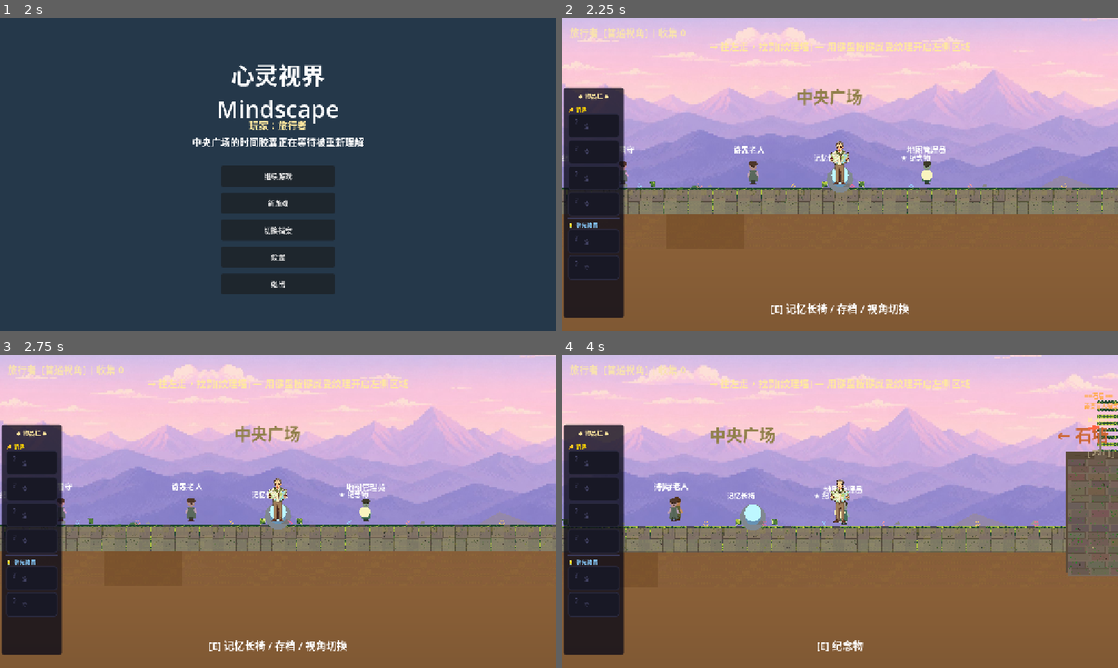
Above: before the commit, frames 1-4 (two rows, left to right).
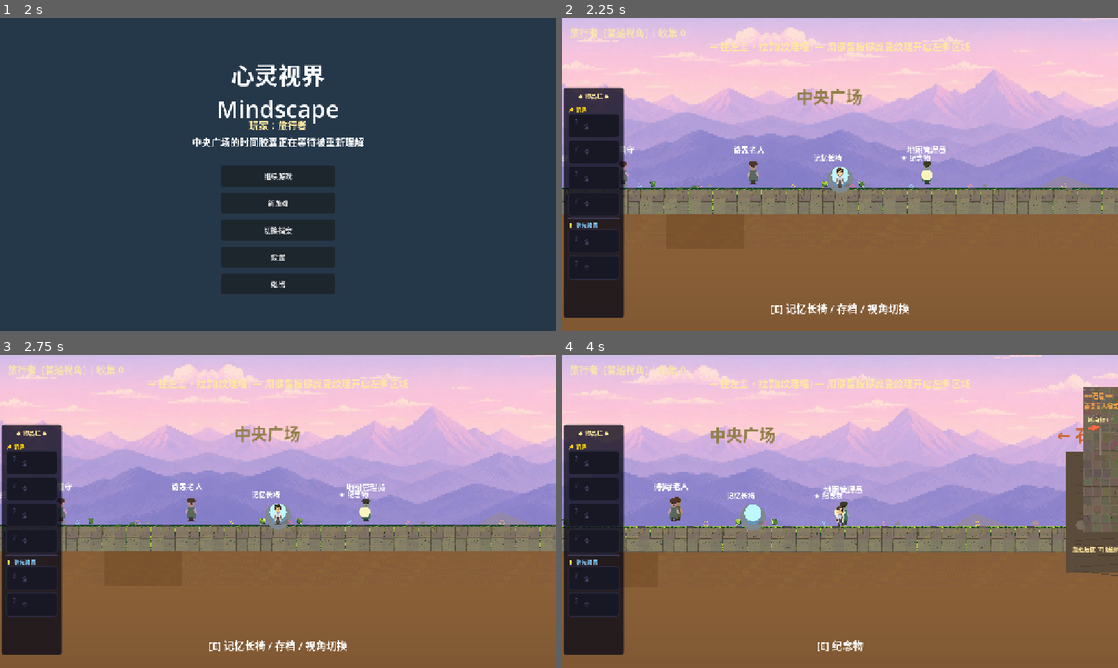
Above: after the commit, the same moments.

Repository: xiaoxianhe25131617d-sys/New-Game_Creat-by-Xiaoxian
Game: Godot game, scene res://scenes/Main.tscn
The game is run twice, just before and just after one commit, with the same random seed, the same clock (stepped at 60 frames per second) and the same inputs.
Inputs (mouse positions are in pixels of both pictures, inside the frame that each line leads up to):
- Up to frame 1 (2 s): click (278, 187) at 0.52 s; type "12" at 0.6 s; click "登录当前档案" at 1.25 s
- Up to frame 2 (2.25 s): click "继续游戏" at 2 s
- Up to frame 3 (2.75 s): no input
- Up to frame 4 (4 s): tap Enter at 2.75 s; move the mouse to (962, 495) at 2.77 s; hold D 2.78-3.5 s; hold Space (jump) 2.78-3.5 s; click (962, 495) at 2.92 s; drag from (728, 527) to (862, 542) at 3.52 s

Frame 1 is identical in both runs. In frame 2, 0.3% of the frame differs, in the area x 48-52%, y 39-55%; in frame 3, 0.3%; in frame 4, 3.2%, in the area x 48-100%, y 10-71%.

Commit message:
什么玩意我什么都没解决

Diff:
--- a/scripts/player.gd
+++ b/scripts/player.gd
@@ -47,10 +47,26 @@
 @onready var aura: Line2D = $Aura
 @onready var sprite: Sprite2D = $CharacterTexture
 
-# 园丁精灵图帧数组 (2行3列: r0=idle左/中/右, r1=walk左/中/右)
-var gardener_frames: Array[Texture2D] = []
-var gardener_frame_idx: float = 1.0  # 默认中间帧
-var gardener_use_sprite: bool = false
+# 医生精灵帧（按动作+方向命名）
+# 全部统一 320x260 canvas，feet 对齐到 canvas 底部（y=260）
+# 显示时 sprite 缩放到合适高度，position.y 偏移使脚底贴到 collision 底边
+const FRAME_H: float = 260.0  # canvas 高度
+var idle_tex: Texture2D
+var jump_tex: Texture2D
+var walk_left_frames: Array[Texture2D] = []
+var walk_right_frames: Array[Texture2D] = []
+var climb_frames: Array[Texture2D] = []
+
+var walk_frame_idx: float = 0.0
+var climb_frame_idx: float = 0.0
+var last_facing: float = 1.0  # -1=left, 1=right
+var use_sprite: bool = false
+
+# ── 显示参数 ──
+# sprite 缩放后高度 = DISPLAY_H (像素世界坐标)
+# collision 矩形 34x62 中心在 origin，所以脚底 = y=+31
+# sprite 以 sprite.position 为锚点 (默认 center=true)，所以要把脚底对齐到 y=+31
+const DISPLAY_H: float = 56.0  # 玩家精灵显示高度（世界像素）
 
 func _physics_process(delta: float) -> void:
 	# ── 梯子上：跳过普通物理（由 main.gd 接管位置）──
@@ -188,41 +204,88 @@
 func _update_animation(dir: float) -> void:
 	if sprite == null:
 		return
-	if gardener_use_sprite and gardener_frames.size() >= 6:
-		# 园丁帧动画 — 前后方向有明显区别
-		# Row 0: idle (左/中/右), Row 1: walk (左/中/右)
-		var scale_v: float = 0.2
-		var is_moving: bool = abs(velocity.x) >= 5.0 and is_on_floor()
-
-		if not is_moving:
-			# 站立 — 中间帧
-			var tex := gardener_frames[1]  # idle row, center col
-			sprite.texture = tex
-			sprite.scale = Vector2(scale_v, scale_v)
-			sprite.position = Vector2(0, -30)
-		elif dir > 0:
-			# 向前（右）— 右腿跨前 — 用右侧行走帧 + 弹跳感
-			gardener_frame_idx += abs(velocity.x) * 0.005
-			var col := 2  # 右侧行走
-			var tex := gardener_frames[1 * 3 + col]  # walk row, right col
-			sprite.texture = tex
-			sprite.scale = Vector2(scale_v, scale_v + sin(gardener_frame_idx * 5.0) * 0.015)
-			sprite.position = Vector2(0, -30 + sin(gardener_frame_idx * 5.0) * 2.0)
-		else:
-			# 向后（左）— 左腿跨后 — 用左侧行走帧 + 轻微拖步感
-			gardener_frame_idx += abs(velocity.x) * 0.003
-			var tex := gardener_frames[1 * 3 + 0]  # walk row, left col
-			sprite.texture = tex
-			sprite.scale = Vector2(-scale_v, scale_v + sin(gardener_frame_idx * 3.0) * 0.008)
-			sprite.position = Vector2(0, -30 + sin(gardener_frame_idx * 3.0) * 1.0)
-	else:
-		# 原有SVG动画
+	if not use_sprite:
+		# SVG fallback
 		if abs(velocity.x) < 5.0 and is_on_floor():
 			sprite.scale.y = lerp(sprite.scale.y, 0.72 + sin(Time.get_ticks_msec() * 0.004) * 0.02, 0.1)
 		else:
 			sprite.scale.y = lerp(sprite.scale.y, 0.72, 0.2)
 		if dir != 0:
 			sprite.scale.x = abs(sprite.scale.x) * signf(dir)
+		return
+
+	# 统一显示参数：脚底对齐到 collision 底边 (y=+31 世界坐标)
+	# collision 高 62，center=0，所以碰撞盒范围 y ∈ [-31, +31]
+	# sprite (centered=true) 以 sprite.position 为中心，脚底在 sprite.position.y + (FRAME_H/2)*scale_v
+	# 要让脚底 = +31：sprite.position.y = 31 - (FRAME_H/2)*scale_v = 31 - DISPLAY_H/2
+	var scale_v: float = DISPLAY_H / FRAME_H
+	var sprite_y: float = 31.0 - DISPLAY_H * 0.5
+
+	# ── 梯子上：爬梯动画 ──
+	if is_on_ladder:
+		# 播放 climb 帧循环 (只切换 2 帧)
+		if abs(velocity.y) > 5.0 or abs(velocity.x) > 5.0:
+			climb_frame_idx += 0.08
+		var ci: int = int(fmod(climb_frame_idx, float(climb_frames.size()))) if climb_frames.size() > 0 else 0
+		if ci < 0: ci = 0
+		if ci >= climb_frames.size(): ci = climb_frames.size() - 1
+		if climb_frames.size() > 0 and climb_frames[ci] != null:
+			sprite.texture = climb_frames[ci]
+		# 爬梯时把朝向上次的方向（爬梯不需要翻转）
+		sprite.flip_h = false
+		sprite.scale = Vector2(scale_v, scale_v)
+		sprite.position = Vector2(0, sprite_y)
+		return
+
+	# ── 跳跃中（不在地面）──
+	if not is_on_floor():
+		if jump_tex != null:
+			sprite.texture = jump_tex
+		# 跳跃保持上次朝向
+		sprite.flip_h = last_facing < 0
+		sprite.scale = Vector2(scale_v, scale_v)
+		sprite.position = Vector2(0, sprite_y)
+		return
+
+	# ── 地面：idle 或 walk ──
+	if abs(velocity.x) < 5.0:
+		# 站立
+		if idle_tex != null:
+			sprite.texture = idle_tex
+		sprite.flip_h = false
+		sprite.scale = Vector2(scale_v, scale_v)
+		sprite.position = Vector2(0, sprite_y)
+		# 轻微呼吸感
+		var breathe: float = sin(Time.get_ticks_msec() * 0.003) * 0.5
+		sprite.position.y = sprite_y + breathe
+		walk_frame_idx = 0.0
+		return
+
+	# 行走中
+	if dir > 0:
+		# 向右走
+		last_facing = 1.0
+		sprite.flip_h = false
+		if walk_right_frames.size() > 0:
+			walk_frame_idx += abs(velocity.x) * 0.005
+			var fi: int = int(fmod(walk_frame_idx, float(walk_right_frames.size())))
+			if fi < 0: fi = 0
+			if fi >= walk_right_frames.size(): fi = walk_right_frames.size() - 1
+			sprite.texture = walk_right_frames[fi]
+	elif dir < 0:
+		# 向左走
+		last_facing = -1.0
+		sprite.flip_h = false
+		if walk_left_frames.size() > 0:
+			walk_frame_idx += abs(velocity.x) * 0.005
+			var fi: int = int(fmod(walk_frame_idx, float(walk_left_frames.size())))
+			if fi < 0: fi = 0
+			if fi >= walk_left_frames.size(): fi = walk_left_frames.size() - 1
+			sprite.texture = walk_left_frames[fi]
+
+	# 行走弹跳
+	sprite.scale = Vector2(scale_v, scale_v + sin(walk_frame_idx * 4.0) * 0.04)
+	sprite.position = Vector2(0, sprite_y + abs(sin(walk_frame_idx * 4.0)) * 1.5)
 
 func use_special() -> void:
 	if current_view == "adhd":
@@ -274,23 +337,38 @@
 	var sprite := Sprite2D.new()
 	sprite.name = "CharacterTexture"
 
-	# 尝试加载园丁精灵图
-	var gardener_loaded := false
-	var gardener_tex: Array[Texture2D] = []
-	for row in range(2):
-		for col in range(3):
-			var path := "res://assets/characters/gardener_r%d_c%d.png" % [row, col]
-			var tex := load(path)
-			if tex != null:
-				gardener_tex.append(tex)
-
-	if gardener_tex.size() >= 6:
-		gardener_loaded = true
-		sprite.texture = gardener_tex[1]  # r0_c1: idle center
-		sprite.scale = Vector2(0.2, 0.2)
-		sprite.position = Vector2(0, -30)
-		player.gardener_frames = gardener_tex
-		player.gardener_use_sprite = true
+	# 尝试加载医生精灵图（按动作+方向分套）
+	var idle_tex: Texture2D = load("res://assets/characters/gardener_idle.png")
+	var jump_tex: Texture2D = load("res://assets/characters/gardener_jump.png")
+	var walk_left: Array[Texture2D] = []
+	for i in range(1, 4):
+		var t: Texture2D = load("res://assets/characters/gardener_walk_left_%d.png" % i)
+		if t != null:
+			walk_left.append(t)
+	var walk_right: Array[Texture2D] = []
+	for i in range(1, 4):
+		var t: Texture2D = load("res://assets/characters/gardener_walk_right_%d.png" % i)
+		if t != null:
+			walk_right.append(t)
+	var climb: Array[Texture2D] = []
+	for i in range(1, 3):
+		var t: Texture2D = load("res://assets/characters/gardener_climb_%d.png" % i)
+		if t != null:
+			climb.append(t)
+
+	if idle_tex != null and jump_tex != null and walk_left.size() >= 3 and walk_right.size() >= 3 and climb.size() >= 2:
+		# 统一显示参数：脚底对齐到 collision 底边 (y=+31)
+		var scale_v: float = MindscapePlayer.DISPLAY_H / MindscapePlayer.FRAME_H
+		sprite.texture = idle_tex
+		sprite.centered = true
+		sprite.scale = Vector2(scale_v, scale_v)
+		sprite.position = Vector2(0, 31.0 - MindscapePlayer.DISPLAY_H * 0.5)
+		player.idle_tex = idle_tex
+		player.jump_tex = jump_tex
+		player.walk_left_frames = walk_left
+		player.walk_right_frames = walk_right
+		player.climb_frames = climb
+		player.use_sprite = true
 	else:
 		var player_tex := load("res://assets/characters/player.svg")
 		if player_tex != null:
--- a/scripts/world.gd
+++ b/scripts/world.gd
@@ -108,9 +108,7 @@
 # 平台
 const PLATFORMS: Array = [
 	{"x0": 0,   "x1": 262, "row": GROUND_ROW, "tag": "floor_left"},
-	{"x0": 264, "x1": 300, "row": GROUND_ROW, "tag": "floor_mid1"},
-	# 台阶入口在 x:301-319, 6 级台阶 + 38-tile 自由落体段
-	# 自由落体段 x:320-327, floor_dam 从 x=328 开始（紧贴 + 1-tile 间隙）
+	{"x0": 264, "x1": 327, "row": GROUND_ROW, "tag": "floor_mid1"},
 	{"x0": 328, "x1": 395, "row": GROUND_ROW, "tag": "floor_dam"},
 	{"x0": 397, "x1": 450, "row": GROUND_ROW, "tag": "floor_station"},
 	{"x0": 452, "x1": 520, "row": GROUND_ROW, "tag": "floor_park"},
@@ -577,8 +575,9 @@
 			_D.set_cell(Vector2i(x, y), -1)
 			_deco_layer.set_cell(Vector2i(x, y), -1)
 
-	# 2. 全部用石板路瓦片填实（用 T_GRASS_FILL 作为通用实心 tile）
-	for y in range(TOP_Y, FLOOR_Y + 1):
+	# 2. 填实 UNDERGROUND 区域（从 GROUND_ROW+1 开始，不覆盖地表）
+	#    地表 y=200 由 _paint_platform 控制，避免视觉错位
+	for y in range(TOP_Y + 1, FLOOR_Y + 1):
 		for x in range(MAZE_X0, MAZE_X1 + 1):
 			var tile := T_GRASS_FILL
 			if (x + y) % 5 == 0: tile = T_GRASS_FILL_ALT
@@ -663,13 +662,21 @@
 			_block_layer.set_cell(Vector2i(wall_col + dx, y), 0, T_GRASS_MID)
 			_texture_wall_blocks.append(Vector2i(wall_col + dx, y))
 
-	# ── 藤蔓纹理墙视觉 ──
+	# ── 藤蔓纹理墙视觉（贴齐瓦片位置） ──
+	# 墙覆盖 col 260-266（留边距），row 180-201
+	var wall_vis_left := 260.0 * TILE_SIZE
+	var wall_vis_right := 266.0 * TILE_SIZE
+	var wall_vis_top := (GROUND_ROW - 20) * TILE_SIZE
+	var wall_vis_bot := (GROUND_ROW + 1) * TILE_SIZE
+	var wall_vis_w := wall_vis_right - wall_vis_left   # 96 px
+	var wall_vis_h := wall_vis_bot - wall_vis_top        # 336 px
+
 	var wall_sprite := Sprite2D.new()
 	wall_sprite.name = "TexWallVine"
 	wall_sprite.texture = VINE_WALL_TEX
-	wall_sprite.centered = true
-	wall_sprite.position = Vector2(wall_col * TILE_SIZE + 24, GROUND_Y_PX - 20)
-	wall_sprite.scale = Vector2(0.42, 0.42)
+	wall_sprite.centered = false
+	wall_sprite.position = Vector2(wall_vis_left, wall_vis_top)
+	wall_sprite.scale = Vector2(wall_vis_w / float(VINE_WALL_TEX.get_width()), wall_vis_h / float(VINE_WALL_TEX.get_height()))
 	wall_sprite.z_index = 3
 	wall_sprite.texture_filter = TEXTURE_FILTER_LINEAR
 	add_child(wall_sprite)
@@ -687,10 +694,9 @@
 	for pos in _texture_wall_blocks:
 		_block_layer.set_cell(pos, -1)
 	_texture_wall_blocks.clear()
-	# 移除藤蔓墙视觉
+	# 保留藤蔓墙视觉（只移除碰撞，墙还在）
 	if _texture_wall_visual != null:
-		_texture_wall_visual.queue_free()
-		_texture_wall_visual = null
+		_texture_wall_visual.modulate.a = 0.75  # 半透，暗示可通过
 	hint_updated.emit("石门打开了！后面的区域现已可通行。")
 
 func _paint_decorations() -> void:
Binary file added: assets/characters/gardener_climb_1.png
Not shown, changed: assets/characters/gardener_climb_1.png.import
Binary file added: assets/characters/gardener_climb_2.png
Not shown, changed: assets/characters/gardener_climb_2.png.import
Binary file added: assets/characters/gardener_idle.png
Not shown, added: assets/characters/gardener_idle.png.import
Binary file added: assets/characters/gardener_jump.png
Not shown, added: assets/characters/gardener_jump.png.import
Binary file removed: assets/characters/gardener_r0_c0.png
Binary file removed: assets/characters/gardener_r0_c1.png
Binary file removed: assets/characters/gardener_r0_c2.png
Binary file removed: assets/characters/gardener_r1_c0.png
(and 15 more such lines)
